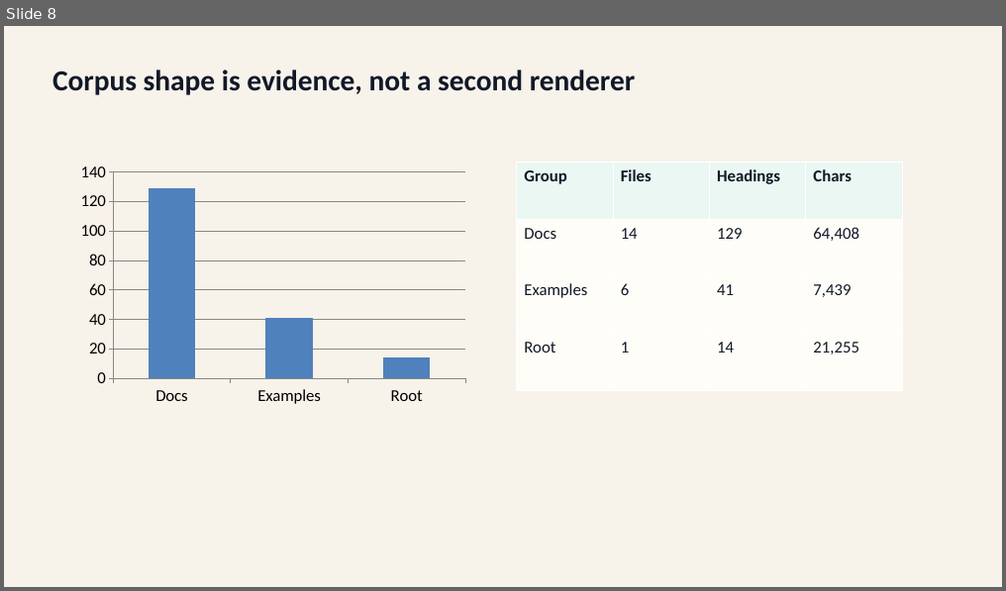
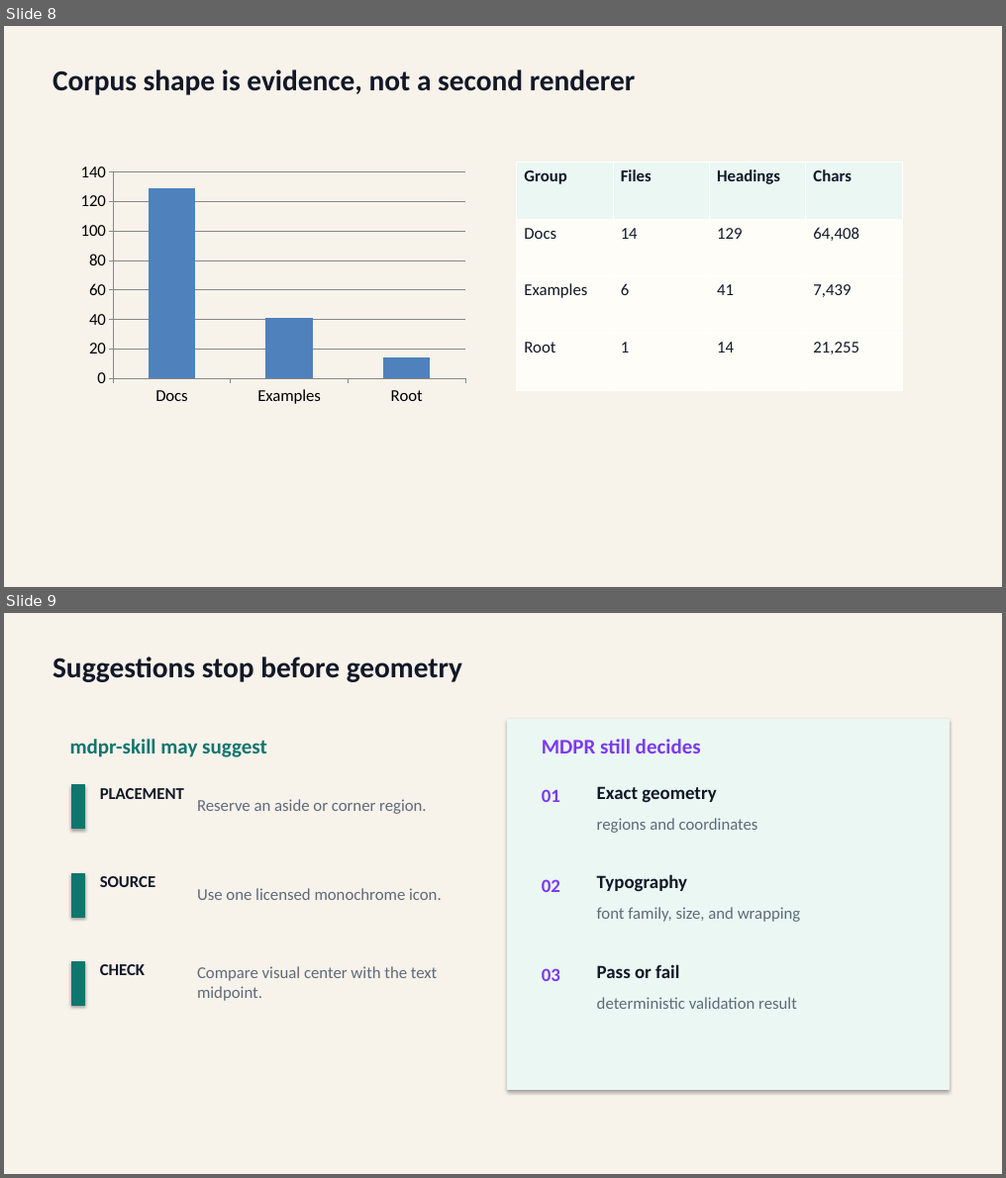
Before and after one commit to ch040602/mdpr-skill, a slide deck: artifacts/mdpr-vs-skill/mdpr-skill-from-actual-md-run.pptx. Shown one above the other, each under a label of ours: slide 8 before the commit, slides 8 and 9 after it. The pictures are 1006x591 and 1006x1178 pixels, drawn with LibreOffice and Linux fonts; fonts in the diff are those of the drawing. Boxes give left, top, right and bottom in pixels: in the first picture for what was removed or moved away, otherwise in the second. Text is boxed around its words. In the diff, an @@ line names an element or a change of style, - is before the commit and + after.

Commit message:
Improve comparison visual coherence

```diff
--- a/artifacts/mdpr-vs-skill/mdpr-skill-from-actual-md-run.pptx
+++ b/artifacts/mdpr-vs-skill/mdpr-skill-from-actual-md-run.pptx
@@ slide 9 added at (x1=4, y1=613, x2=1002, y2=1174), background #FFFFFF @@
@@ rectangle added at (x1=4, y1=613, x2=1002, y2=1174), fill #F7F2EA, outline #F7F2EA 0.75 pt @@
@@ text added at (x1=53, y1=657, x2=462, y2=682), 28 pt, text #111827, bold @@
+Suggestions stop before geometry
@@ rectangle added at (x1=507, y1=719, x2=948, y2=1090), fill #EAF7F3, outline #EAF7F3 0.75 pt @@
@@ text added at (x1=70, y1=739, x2=267, y2=758), 20 pt, text #0F766E, bold @@
+mdpr-skill may suggest
@@ text added at (x1=542, y1=739, x2=701, y2=754), 20 pt, text #7C3AED, bold @@
+MDPR still decides
@@ rectangle added at (x1=71, y1=785, x2=85, y2=829), fill #0F766E, outline #0F766E 0.75 pt @@
@@ text added at (x1=100, y1=788, x2=184, y2=799), 16 pt, text #111827, bold @@
+PLACEMENT
@@ text added at (x1=542, y1=789, x2=560, y2=802), 18 pt, text #7C3AED, bold @@
+01
@@ text added at (x1=597, y1=786, x2=716, y2=802), 18 pt, text #111827, bold @@
+Exact geometry
@@ text added at (x1=197, y1=799, x2=426, y2=814), 16 pt, text #5F6B7A @@
+Reserve an aside or corner region.
@@ text added at (x1=597, y1=818, x2=758, y2=833), 16 pt, text #5F6B7A @@
+regions and coordinates
@@ rectangle added at (x1=71, y1=873, x2=85, y2=917), fill #0F766E, outline #0F766E 0.75 pt @@
@@ text added at (x1=100, y1=876, x2=156, y2=887), 16 pt, text #111827, bold @@
+SOURCE
@@ text added at (x1=542, y1=879, x2=560, y2=892), 18 pt, text #7C3AED, bold @@
+02
@@ text added at (x1=597, y1=874, x2=687, y2=891), 18 pt, text #111827, bold @@
+Typography
@@ text added at (x1=197, y1=888, x2=442, y2=900), 16 pt, text #5F6B7A @@
+Use one licensed monochrome icon.
@@ text added at (x1=597, y1=907, x2=801, y2=922), 16 pt, text #5F6B7A @@
+font family, size, and wrapping
@@ rectangle added at (x1=71, y1=961, x2=85, y2=1005), fill #0F766E, outline #0F766E 0.75 pt @@
@@ text added at (x1=100, y1=964, x2=145, y2=975), 16 pt, text #111827, bold @@
+CHECK
@@ text added at (x1=197, y1=966, x2=437, y2=1001), 16 pt, text #5F6B7A @@
+Compare visual center with the text midpoint.
@@ text added at (x1=542, y1=968, x2=560, y2=981), 18 pt, text #7C3AED, bold @@
+03
@@ text added at (x1=597, y1=964, x2=679, y2=978), 18 pt, text #111827, bold @@
+Pass or fail
@@ text added at (x1=597, y1=997, x2=797, y2=1009), 16 pt, text #5F6B7A @@
+deterministic validation result
```
Also in this commit, not shown: 1 slide changed, 1 slide removed, 8 other files.
